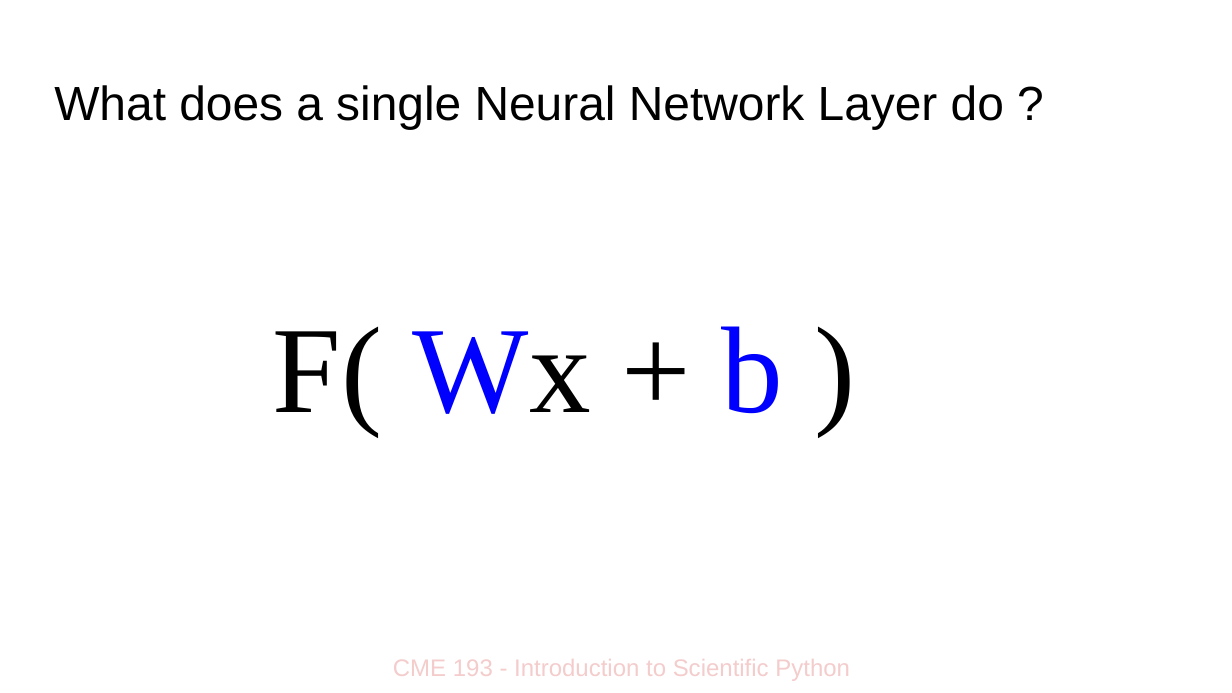
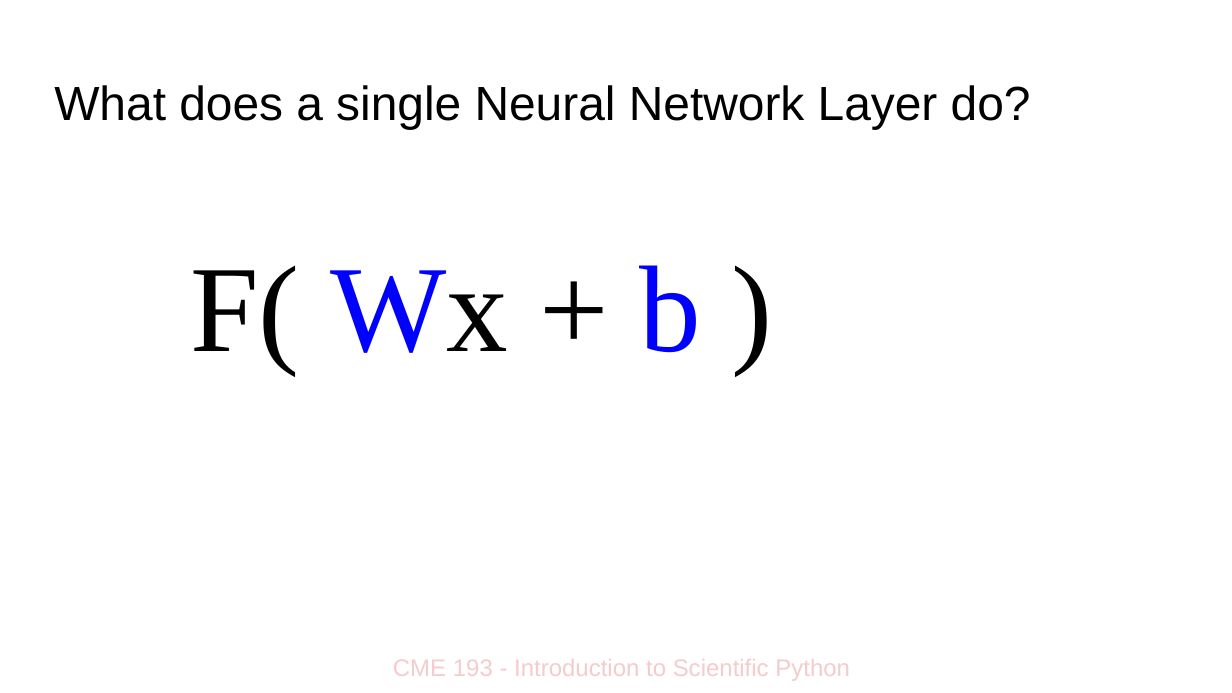
Before and after one commit to lreeder7/CME193_lectures, a slide deck: slide 10 of lectures/CME193 Neural Networks Intro copy.pptx (slide 2 before the commit). Drawn at 1232x693 pixels with LibreOffice and Linux fonts; fonts in the diff are those of the drawing. Boxes give left, top, right and bottom in pixels: in the first picture for what was removed or moved away, otherwise in the second. Text is boxed around its words. In the diff, an @@ line names an element or a change of style, - is before the commit and + after.

```diff
--- a/lectures/CME193 Neural Networks Intro copy.pptx
+++ b/lectures/CME193 Neural Networks Intro copy.pptx
@@ title at (x1=54, y1=85, x2=1031, y2=129): spaces changed @@
-What does a single Neural Network Layer do ?
+What does a single Neural Network Layer do?
@@ text "F( Wx + b )" moved from (x1=273, y1=326, x2=784, y2=435) to (x1=190, y1=265, x2=701, y2=374) @@
```
Also in this commit, not shown: 13 other slides changed, 9 slides added.
